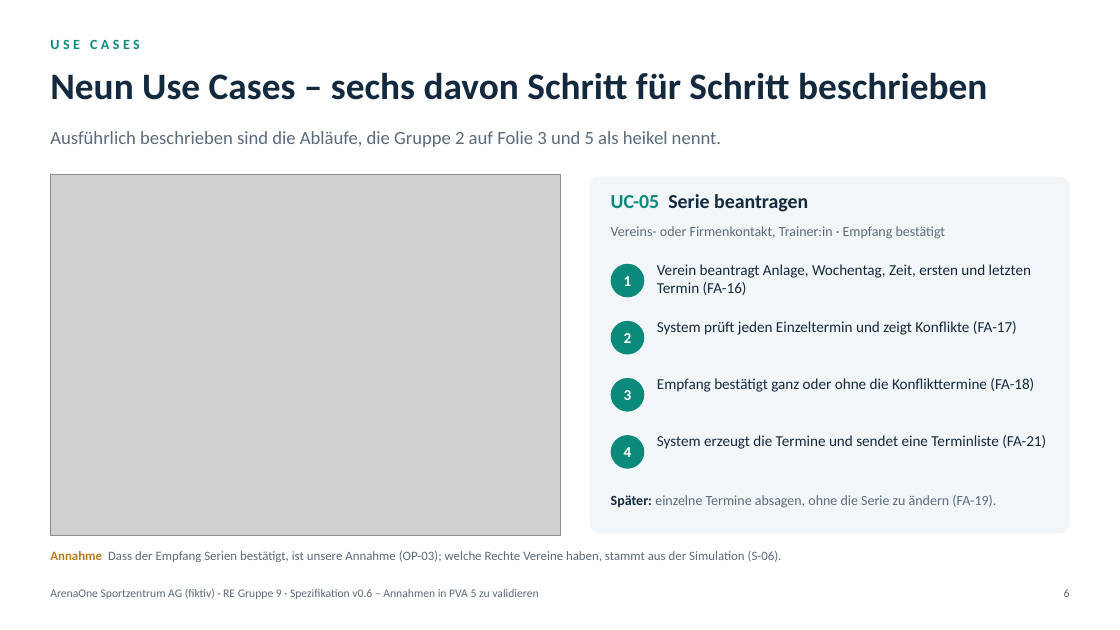
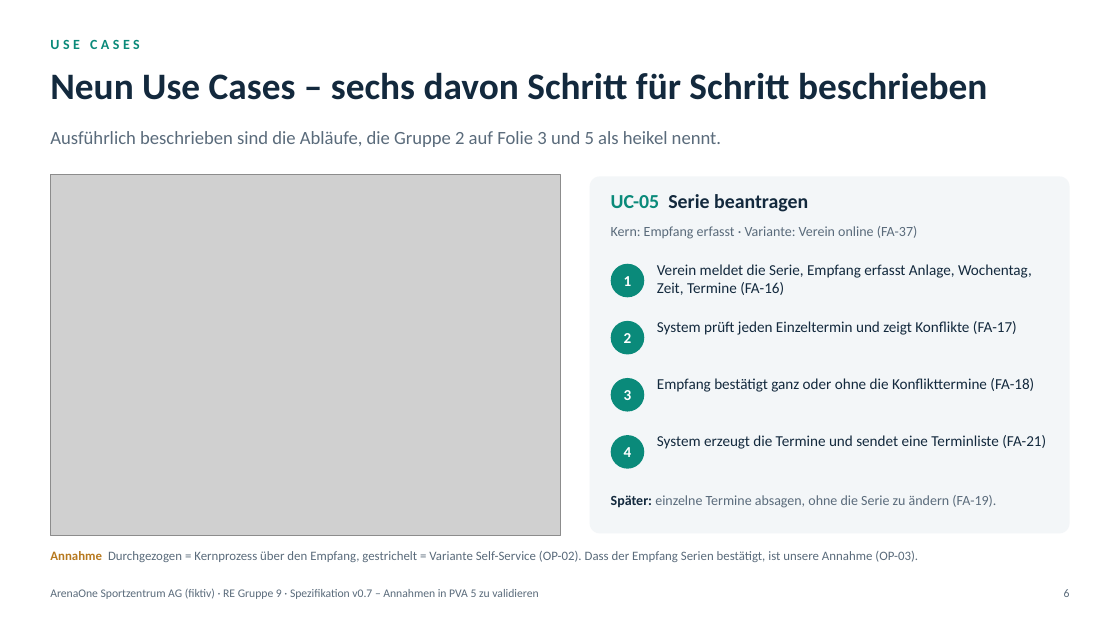
Before and after one commit to gotazlib/abgaben, a slide deck: slide 6 of requirements-engineering/re-arenaone/praesentation-pva9-10/RE_ArenaOne_Loesung.pptx. Drawn at 1120x630 pixels with LibreOffice and Linux fonts; fonts in the diff are those of the drawing; grey boxes stand for pictures. Boxes give left, top, right and bottom in pixels: in the first picture for what was removed or moved away, otherwise in the second. Text is boxed around its words. In the diff, an @@ line names an element or a change of style, - is before the commit and + after.

Commit message:
Requirements Engineering: ArenaOne Spezifikation v0.7 (Kernprozess ohne Self-Service), Leitfaden mit Muss-Fragen, Bestätigungsliste

```diff
--- a/requirements-engineering/re-arenaone/praesentation-pva9-10/RE_ArenaOne_Loesung.pptx
+++ b/requirements-engineering/re-arenaone/praesentation-pva9-10/RE_ArenaOne_Loesung.pptx
@@ text at [611, 226, 918, 239]: text changed @@
-Vereins- oder Firmenkontakt, Trainer:in · Empfang bestätigt
+Kern: Empfang erfasst · Variante: Verein online (FA-37)
@@ text at [657, 264, 1032, 295]: text changed @@
-Verein beantragt Anlage, Wochentag, Zeit, ersten und letzten Termin (FA-16)
+Verein meldet die Serie, Empfang erfasst Anlage, Wochentag, Zeit, Termine (FA-16)
@@ text at [50, 551, 918, 562]: text changed @@
-Annahme Dass der Empfang Serien bestätigt, ist unsere Annahme (OP-03); welche Rechte Vereine haben, stammt aus der Simulation (S-06).
+Annahme Durchgezogen = Kernprozess über den Empfang, gestrichelt = Variante Self-Service (OP-02). Dass der Empfang Serien bestätigt, ist unsere Annahme (OP-03).
@@ text at [50, 588, 538, 599]: text changed @@
-ArenaOne Sportzentrum AG (fiktiv) · RE Gruppe 9 · Spezifikation v0.6 – Annahmen in PVA 5 zu validieren
+ArenaOne Sportzentrum AG (fiktiv) · RE Gruppe 9 · Spezifikation v0.7 – Annahmen in PVA 5 zu validieren
```
Also in this commit, not shown: 24 other slides changed, 44 other files.
